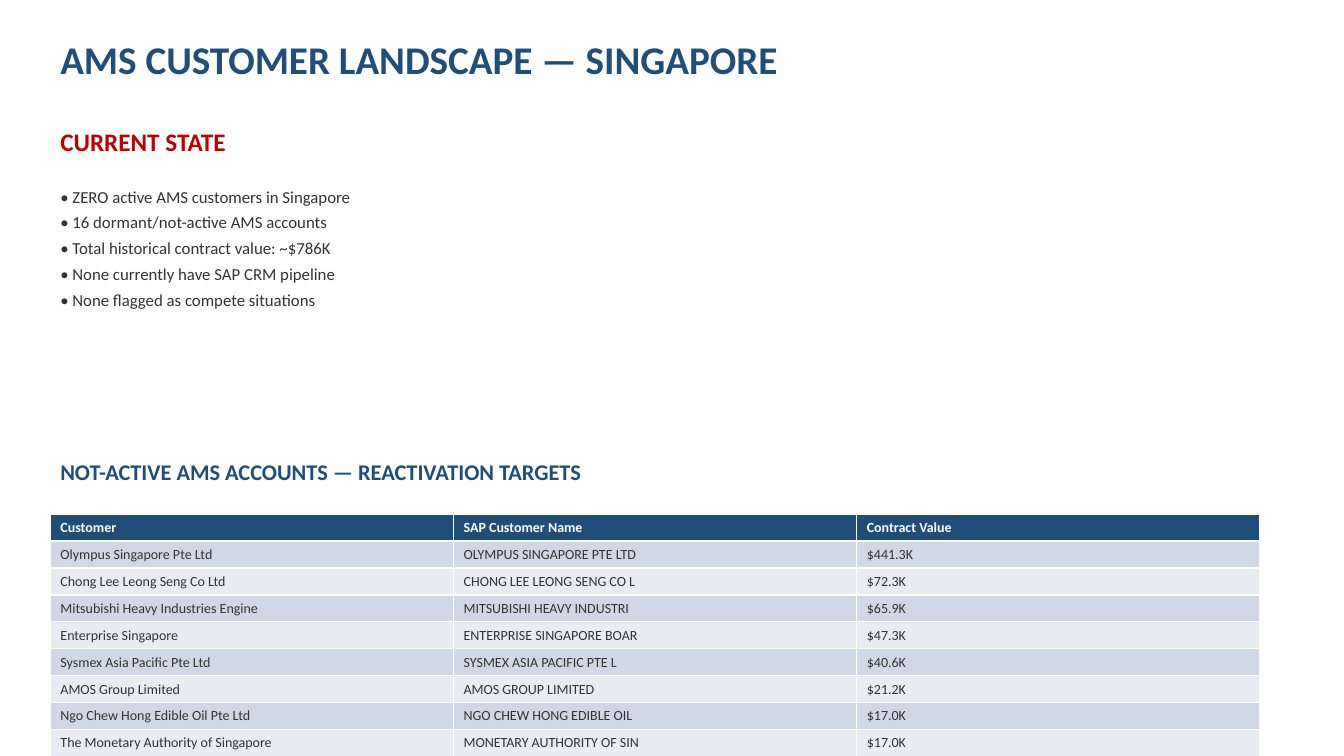
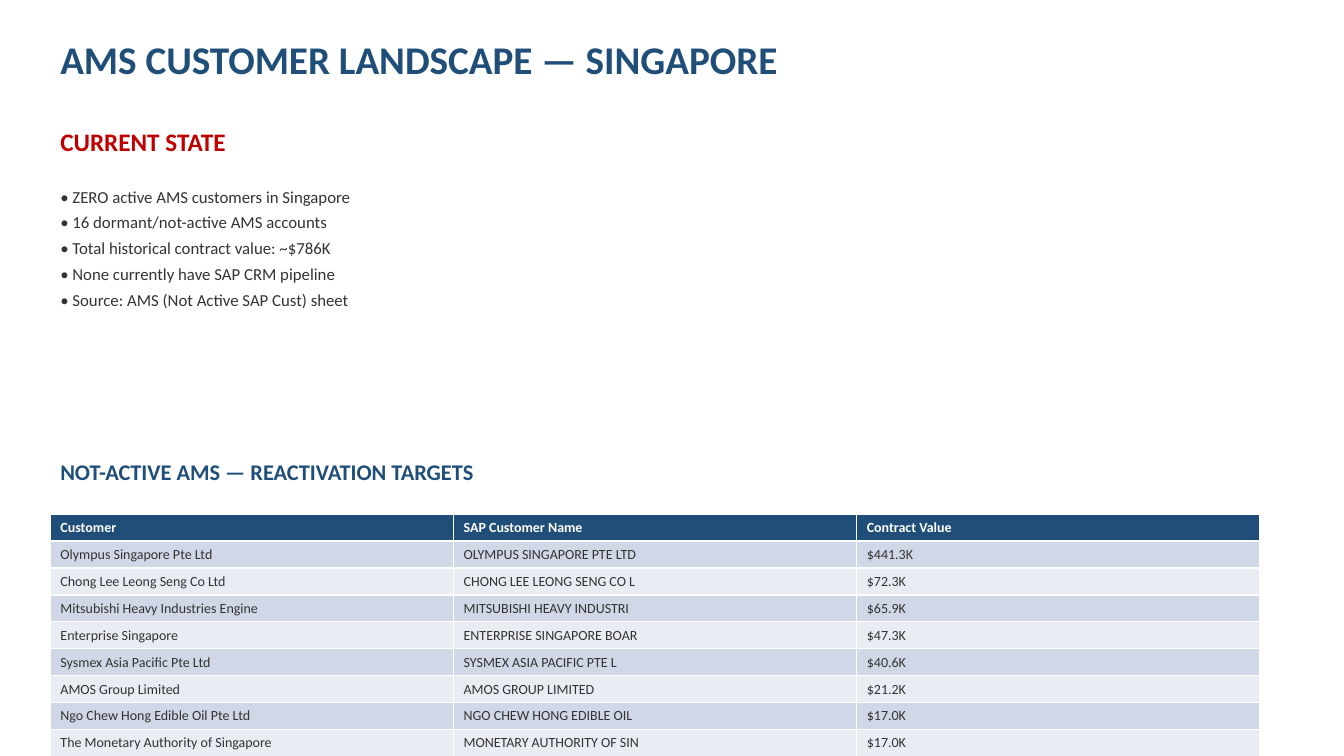
Before and after one commit to bhartiya75/ntt, a slide deck: slide 7 of backend/analysis/SG_GTM_Presentation.pptx. Drawn at 1344x756 pixels with LibreOffice and Linux fonts; fonts in the diff are those of the drawing. Boxes give left, top, right and bottom in pixels: in the first picture for what was removed or moved away, otherwise in the second. Text is boxed around its words. In the diff, an @@ line names an element or a change of style, - is before the commit and + after.

```diff
--- a/backend/analysis/SG_GTM_Presentation.pptx
+++ b/backend/analysis/SG_GTM_Presentation.pptx
@@ text at [72,294,349,308]: text changed @@
-• None flagged as compete situations
+• Source: AMS (Not Active SAP Cust) sheet
@@ text at [60,465,473,480]: text changed @@
-NOT-ACTIVE AMS ACCOUNTS — REACTIVATION TARGETS
+NOT-ACTIVE AMS — REACTIVATION TARGETS
```
Also in this commit, not shown: 8 other slides changed, 1 other file.
